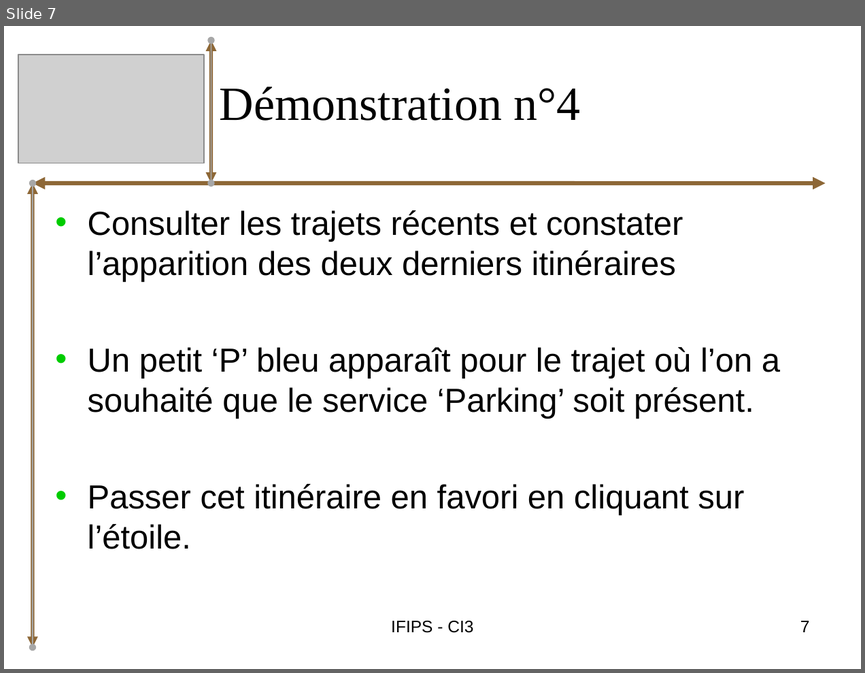
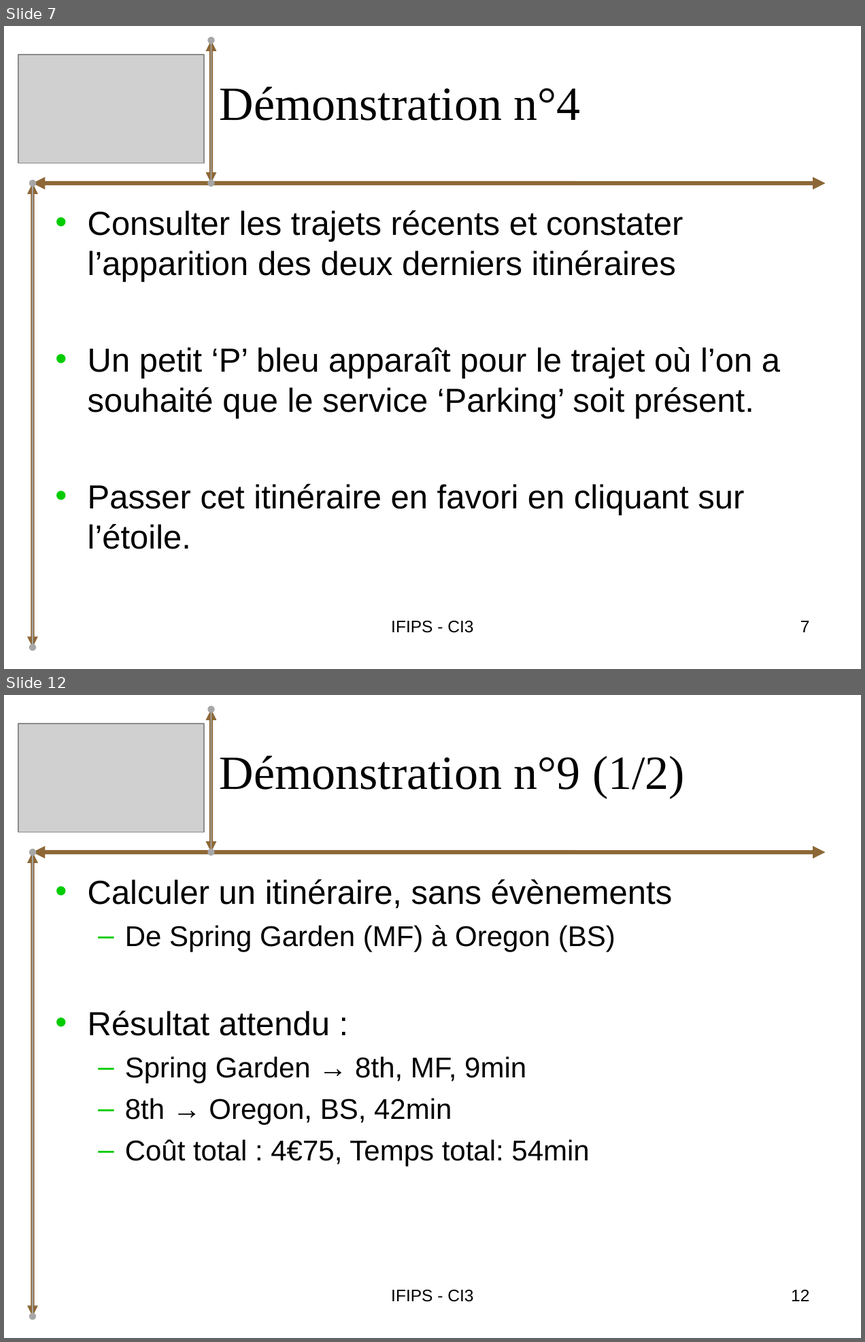
Before and after one commit to bryan-brancotte/projetgl-2008, a slide deck: doc/Soutenance/iGo_Soutenance_Pierrick.ppt. Shown one above the other, each under a label of ours: slide 7 before the commit, slides 7 and 12 after it; the slides between them are not shown. The pictures are 865x673 and 865x1342 pixels, drawn with LibreOffice and Linux fonts; fonts in the diff are those of the drawing; grey boxes stand for pictures. Boxes give left, top, right and bottom in pixels: in the first picture for what was removed or moved away, otherwise in the second. Text is boxed around its words. In the diff, an @@ line names an element or a change of style, - is before the commit and + after.

```diff
--- a/doc/Soutenance/iGo_Soutenance_Pierrick.ppt
+++ b/doc/Soutenance/iGo_Soutenance_Pierrick.ppt
@@ slide 12 added at (x1=4, y1=695, x2=861, y2=1338), background #FFFFFF @@
@@ double arrow added from (211, 852) to (211, 709), #8D6736 3 pt @@
@@ double arrow added from (211, 852) to (211, 709), #A7A7A7 0.99 pt @@
@@ picture added at (x1=18, y1=724, x2=205, y2=831) @@
@@ title added at (x1=220, y1=756, x2=685, y2=798), 40 pt, text #000000 @@
+Démonstration n°9 (1/2)
@@ double arrow added from (33, 852) to (825, 852), #8D6736 3.49 pt @@
@@ double arrow added from (33, 1317) to (33, 852), #8D6736 3 pt @@
@@ double arrow added from (33, 1317) to (33, 852), #A7A7A7 0.99 pt @@
@@ text added at (x1=88, y1=879, x2=672, y2=1166), 24 pt, text #000000 @@
+• Calculer un itinéraire, sans évènements
+  – De Spring Garden (MF) à Oregon (BS)
+• Résultat attendu :
+  – Spring Garden → 8th, MF, 9min
+  – 8th → Oregon, BS, 42min
+  – Coût total : 4€75, Temps total: 54min
@@ text added at (x1=391, y1=1289, x2=473, y2=1302), 14 pt, text #000000 @@
+IFIPS - CI3
@@ page number added at (x1=791, y1=1289, x2=809, y2=1301), 14 pt, text #000000 @@
+12
```
Also in this commit, not shown: 5 slides changed, 4 other slides added, 2 other files.
